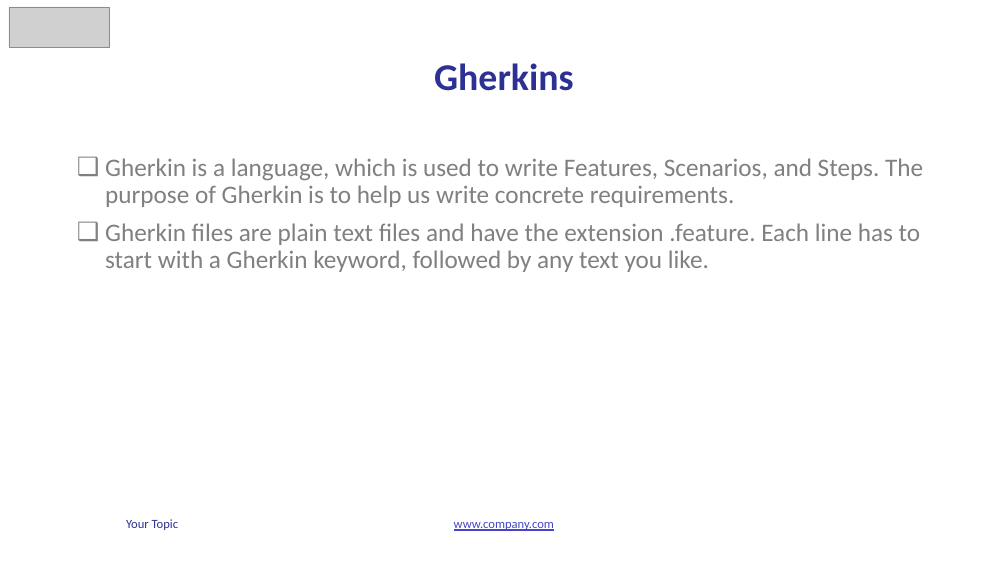
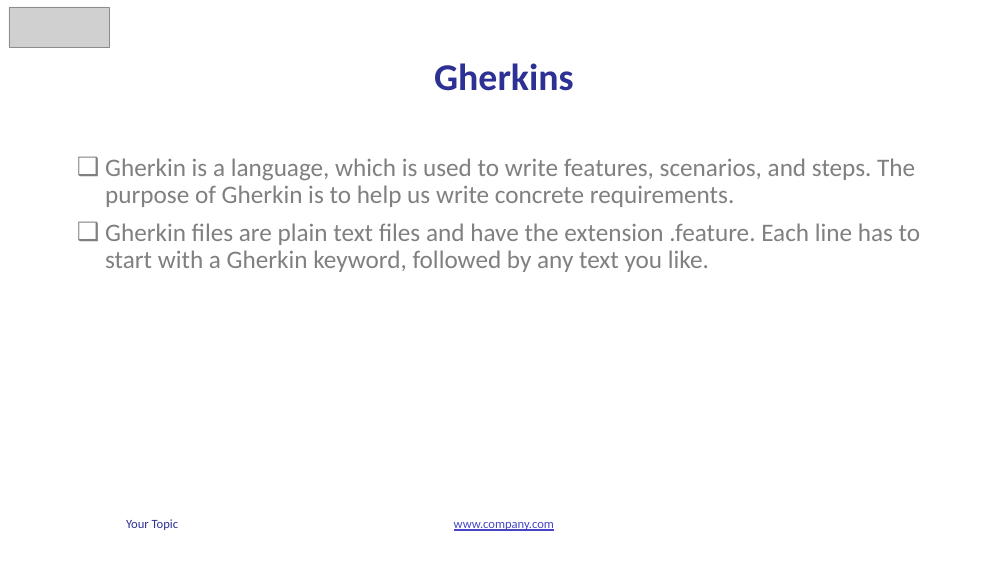
Before and after one commit to vunguyen2588/Cucumber, a slide deck: slide 6 of b4uconference_cucumber_slide.pptx. Drawn at 1008x567 pixels with LibreOffice and Linux fonts; fonts in the diff are those of the drawing; grey boxes stand for pictures. Boxes give left, top, right and bottom in pixels: in the first picture for what was removed or moved away, otherwise in the second. Text is boxed around its words. In the diff, an @@ line names an element or a change of style, - is before the commit and + after.

```diff
--- a/b4uconference_cucumber_slide.pptx
+++ b/b4uconference_cucumber_slide.pptx
@@ text at (105, 158, 915, 207): text changed @@
-❑ Gherkin is a language, which is used to write Features, Scenarios, and Steps. The purpose of Gherkin is to help us write concrete requirements.
+❑ Gherkin is a language, which is used to write features, scenarios, and steps. The purpose of Gherkin is to help us write concrete requirements.
```
Also in this commit, not shown: 2 other slides changed, 1 slide added.
